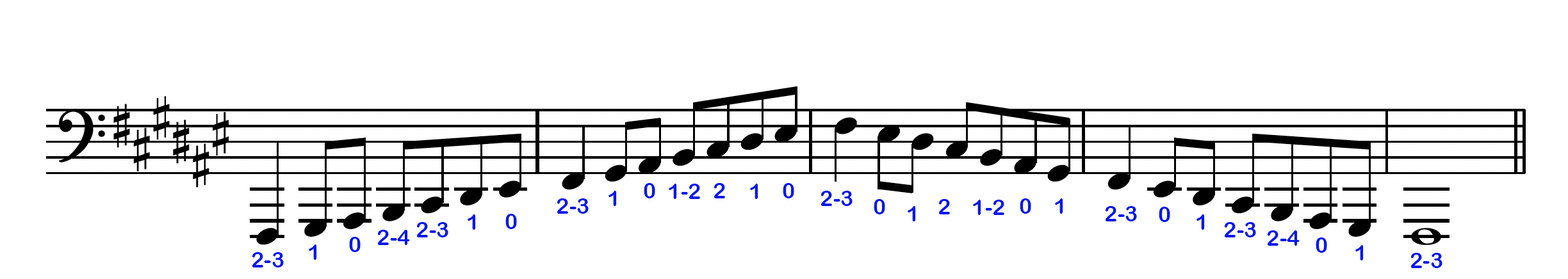
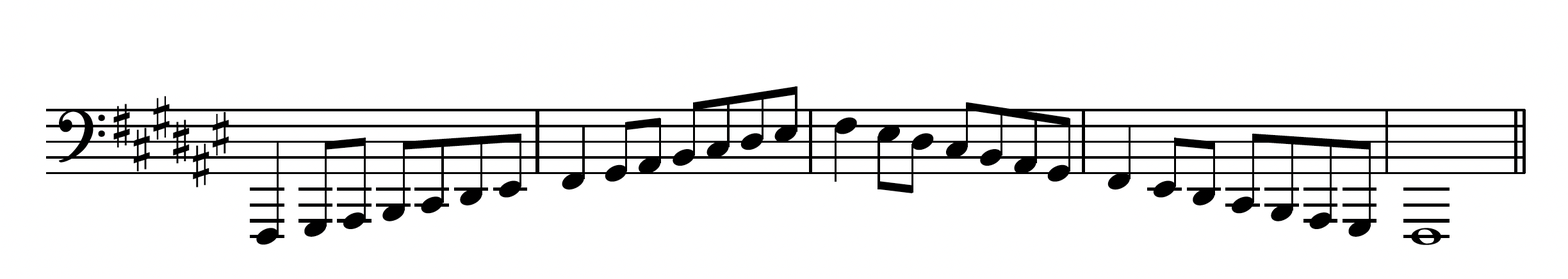
Two versions of the same layered image (1568x279). Layer-by-layer changes:
hid "1-2" (1st of 2) over [left=972, top=199, right=1005, bottom=216]
hid "1-2" (2nd of 2) over [left=668, top=183, right=701, bottom=200]
hid "2-3" (1st of 7) over [left=820, top=190, right=853, bottom=207]
hid "2-3" (2nd of 7) over [left=1104, top=206, right=1137, bottom=222]
hid "2-3" (3rd of 7) over [left=556, top=198, right=589, bottom=214]
hid "2-3" (4th of 7) over [left=1224, top=222, right=1257, bottom=238]
hid "2-3" (5th of 7) over [left=416, top=222, right=449, bottom=238]
hid "2-4" (1st of 2) over [left=1266, top=230, right=1300, bottom=246]
hid "2-4" (2nd of 2) over [left=377, top=229, right=410, bottom=246]
hid "0" (1st of 8) over [left=873, top=199, right=886, bottom=215]
hid "0" (2nd of 8) over [left=782, top=183, right=795, bottom=199]
hid "0" (3rd of 8) over [left=1019, top=198, right=1032, bottom=214]
hid "0" (4th of 8) over [left=643, top=183, right=656, bottom=199]
hid "0" (5th of 8) over [left=1158, top=206, right=1171, bottom=223]
hid "0" (6th of 8) over [left=505, top=213, right=517, bottom=230]
hid "1" (2nd of 8) over [left=750, top=183, right=759, bottom=200]
hid "1" (3rd of 8) over [left=1054, top=198, right=1064, bottom=214]
hid "2" (1st of 2) over [left=938, top=199, right=950, bottom=215]
hid "2" (2nd of 2) over [left=713, top=183, right=726, bottom=199]
hid "0" (7th of 8) over [left=1315, top=237, right=1328, bottom=254]
hid "0" (8th of 8) over [left=349, top=236, right=361, bottom=253]
hid "1" (8th of 8) over [left=308, top=244, right=318, bottom=261]
hid "2-3" (6th of 7) over [left=1410, top=253, right=1443, bottom=269]
hid "2-3" (7th of 7) over [left=251, top=252, right=284, bottom=268]
…and 5 more changes (5 visibility)
